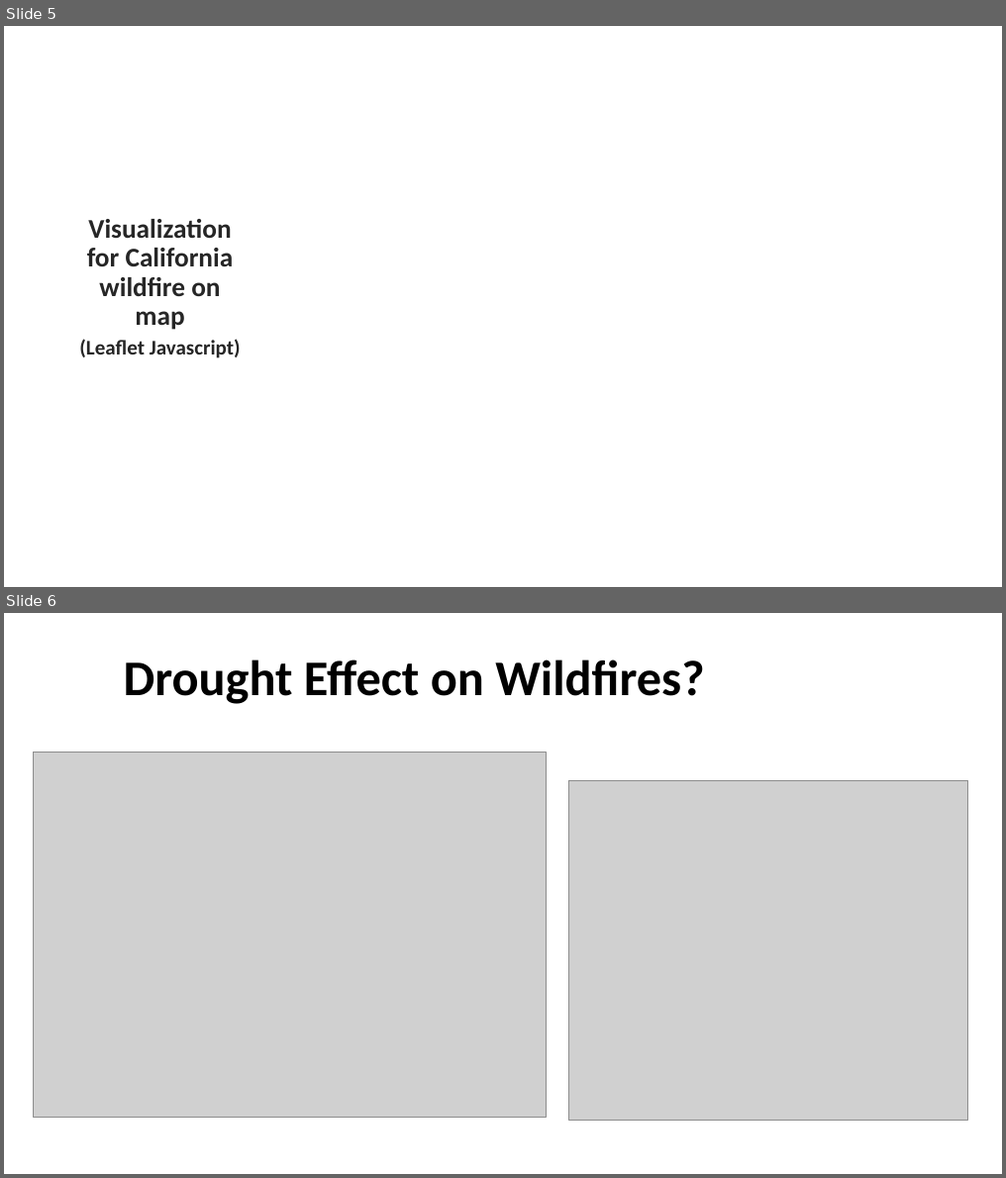
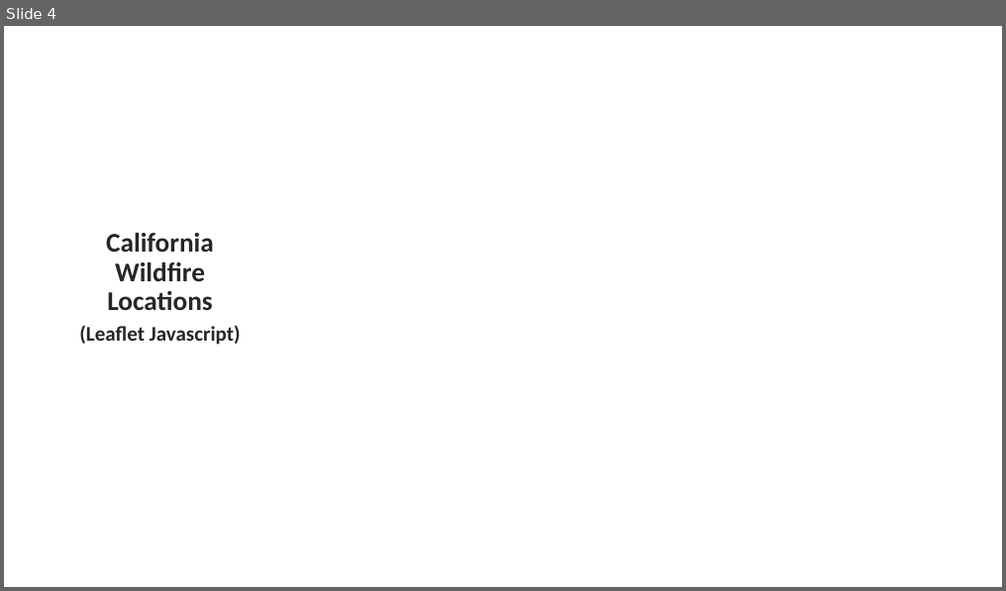
Before and after one commit to ErinBuday/California_Wildfires, a slide deck: Project3_CA_WildFires.pptx. Shown one above the other, each under a label of ours: slides 5 and 6 before the commit, slide 4 after it. The pictures are 1006x1178 and 1006x591 pixels, drawn with LibreOffice and Linux fonts; fonts in the diff are those of the drawing; grey boxes stand for pictures; background and template pictures are left out. Boxes give left, top, right and bottom in pixels: in the first picture for what was removed or moved away, otherwise in the second. Text is boxed around its words. In the diff, an @@ line names an element or a change of style, - is before the commit and + after.

```diff
--- a/Project3_CA_WildFires.pptx
+++ b/Project3_CA_WildFires.pptx
@@ slide 6 removed at <box>4,613,1002,1174</box>, background #FFFFFF @@
@@ text removed at <box>124,660,704,704</box> @@
-Drought Effect on Wildfires?
@@ picture removed at <box>33,752,546,1117</box> @@
@@ picture removed at <box>568,780,968,1121</box> @@
@@ what was slide 5 is now slide 4 @@
@@ slide 4 changed as well @@
@@ text in ellipse at <box>106,233,214,310</box>: text changed @@
-Visualization for California wildfire on map
+California Wildfire Locations
```
Also in this commit, not shown: 4 other slides changed, 5 slides added, 5 other slides removed.
